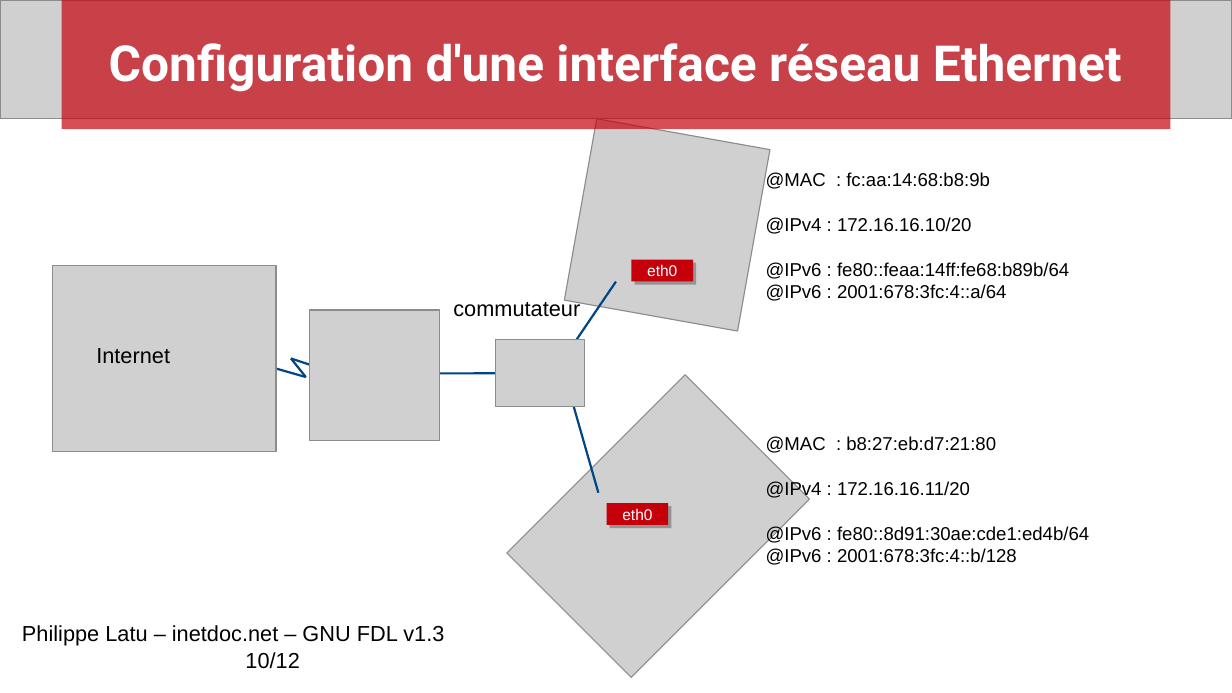
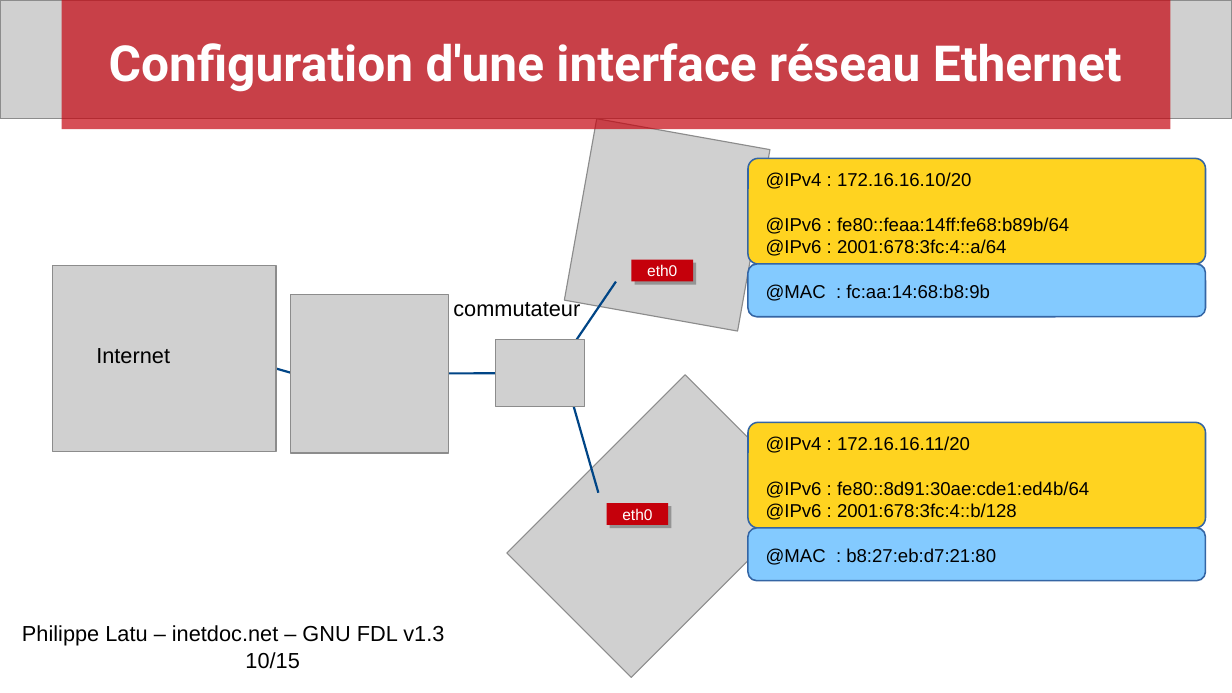
Before and after one commit to platu/inetdoc, a slide deck: slide 10 of travaux_pratiques/config.interface.lan/presentation/conf-intf-lan.odp. Drawn at 1232x693 pixels with LibreOffice and Linux fonts; fonts in the diff are those of the drawing; grey boxes stand for pictures. Boxes give left, top, right and bottom in pixels: in the first picture for what was removed or moved away, otherwise in the second. Text is boxed around its words. In the diff, an @@ line names an element or a change of style, - is before the commit and + after.

Commit message:
Support TP configuration interface Ethernet
. Versions intermédiaires présentation et script des capsules vidéo

```diff
--- a/travaux_pratiques/config.interface.lan/presentation/conf-intf-lan.odp
+++ b/travaux_pratiques/config.interface.lan/presentation/conf-intf-lan.odp
@@ rounded rectangle added at bbox=[748, 159, 1205, 265], fill #FFD320, outline #3465A4 0.99 pt @@
@@ text at bbox=[766, 172, 990, 189]: paragraph removed @@
-@MAC : fc:aa:14:68:b8:9b
@@ rounded rectangle added at bbox=[748, 264, 1205, 316], fill #83CAFF, outline #3465A4 0.99 pt @@
@@ picture: place and size @@
-picture at bbox=[310, 310, 440, 440]
+picture at bbox=[291, 295, 449, 454]
@@ text at bbox=[766, 284, 990, 301]: paragraph added @@
+@MAC : fc:aa:14:68:b8:9b
@@ text removed at bbox=[321, 310, 390, 334] @@
-routeur
@@ rounded rectangle added at bbox=[748, 423, 1205, 529], fill #FFD320, outline #3465A4 0.99 pt @@
@@ text at bbox=[766, 436, 996, 453]: paragraph removed @@
-@MAC : b8:27:eb:d7:21:80
@@ rounded rectangle added at bbox=[748, 528, 1205, 580], fill #83CAFF, outline #3465A4 0.99 pt @@
@@ text at bbox=[766, 548, 996, 565]: paragraph added @@
+@MAC : b8:27:eb:d7:21:80
@@ text at bbox=[22, 625, 444, 669]: text changed @@
-Philippe Latu – inetdoc.net – GNU FDL v1.3 10/12
+Philippe Latu – inetdoc.net – GNU FDL v1.3 10/15
```
Also in this commit, not shown: 1 other slide changed, 3 slides added, 1 other file.
